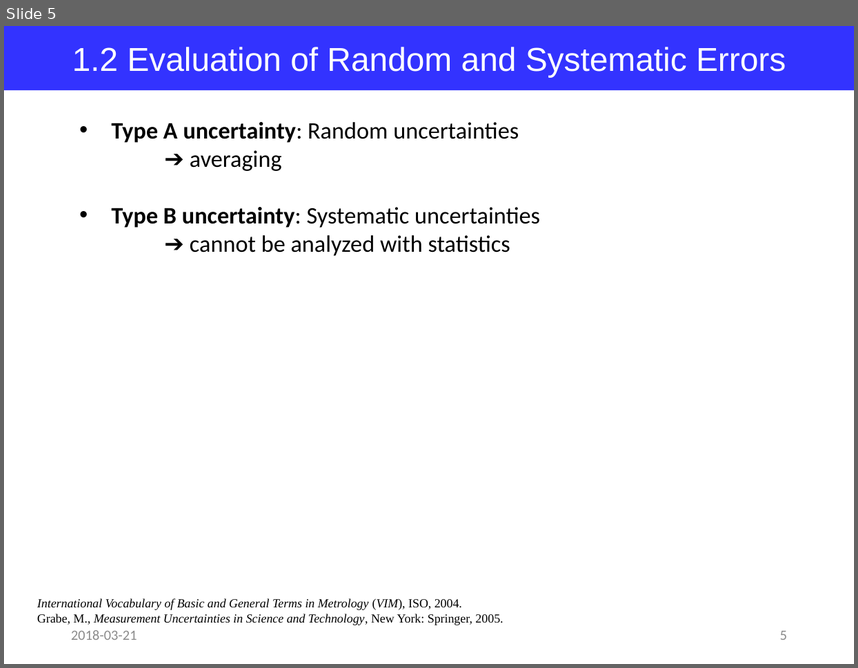
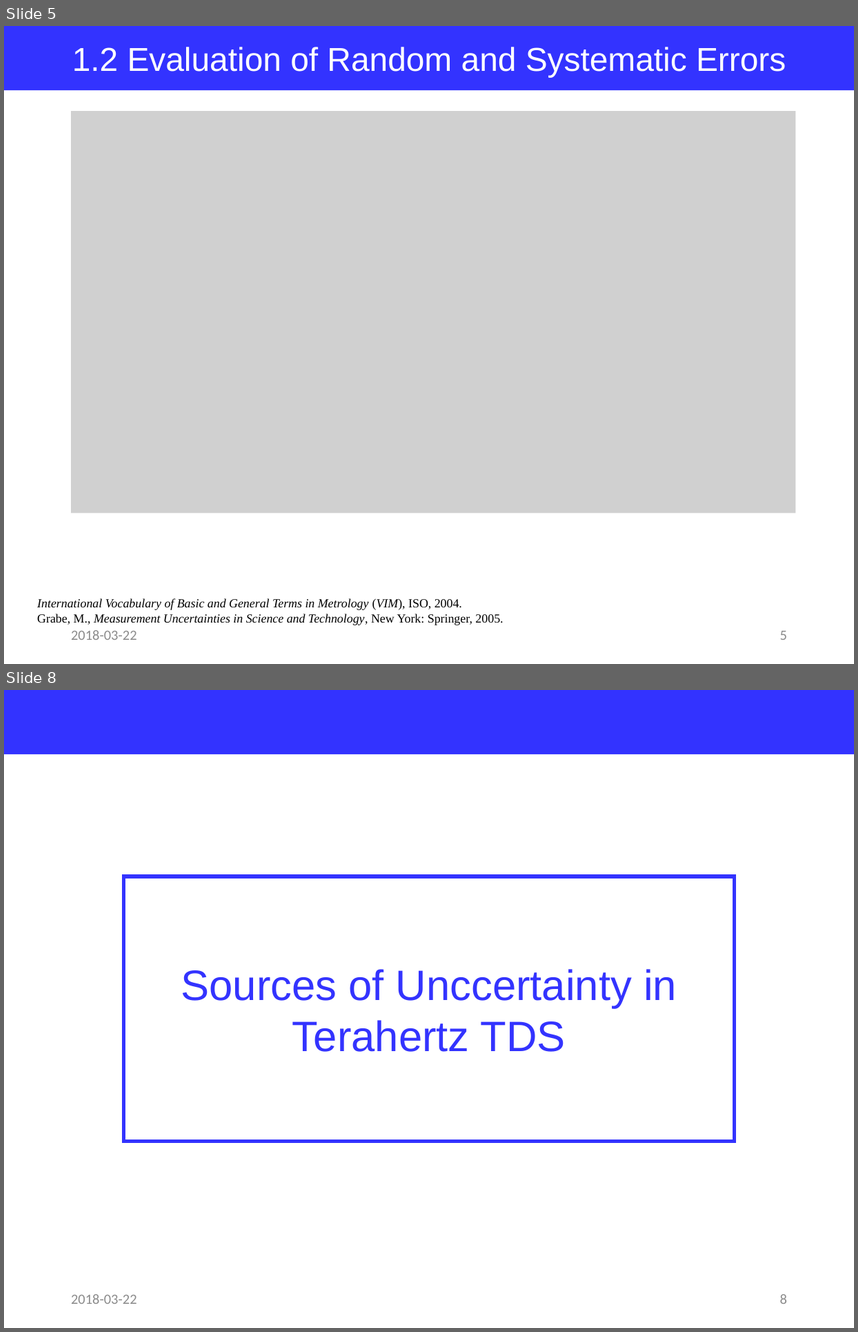
Before and after one commit to jglee96/NBTP_Lab, a slide deck: Terahertz Metrology/Ch4/Terahertz Metrology_Ch4.pptx. Shown one above the other, each under a label of ours: slide 5 before the commit, slides 5 and 8 after it; the slides between them are not shown. The pictures are 858x668 and 858x1332 pixels, drawn with LibreOffice and Linux fonts; fonts in the diff are those of the drawing; grey boxes stand for pictures. Boxes give left, top, right and bottom in pixels: in the first picture for what was removed or moved away, otherwise in the second. Text is boxed around its words. In the diff, an @@ line names an element or a change of style, - is before the commit and + after.

```diff
--- a/Terahertz Metrology/Ch4/Terahertz Metrology_Ch4.pptx
+++ b/Terahertz Metrology/Ch4/Terahertz Metrology_Ch4.pptx
@@ slide 8 added at bbox=[4, 690, 854, 1328], background #FFFFFF @@
@@ rectangle added at bbox=[4, 690, 854, 755], fill #3333FF @@
@@ rectangle added at bbox=[124, 876, 735, 1141], outline #3333FF 3 pt, 36 pt, text #3333FF @@
+Sources of Unccertainty in
+Terahertz TDS
@@ text added at bbox=[71, 1294, 137, 1303], 12 pt, text #8C8C8C @@
+2018-03-22
@@ page number added at bbox=[780, 1294, 787, 1303], 12 pt, text #8C8C8C @@
+8
@@ slide 5 changed as well @@
@@ picture added at bbox=[71, 111, 795, 513] @@
@@ text removed at bbox=[112, 122, 540, 256] @@
-• Type A uncertainty: Random uncertainties
-➔ averaging
-• Type B uncertainty: Systematic uncertainties
-➔ cannot be analyzed with statistics
@@ text at bbox=[71, 630, 137, 639]: text changed @@
-2018-03-21
+2018-03-22
```
Also in this commit, not shown: 6 other slides changed, 3 other slides added.
